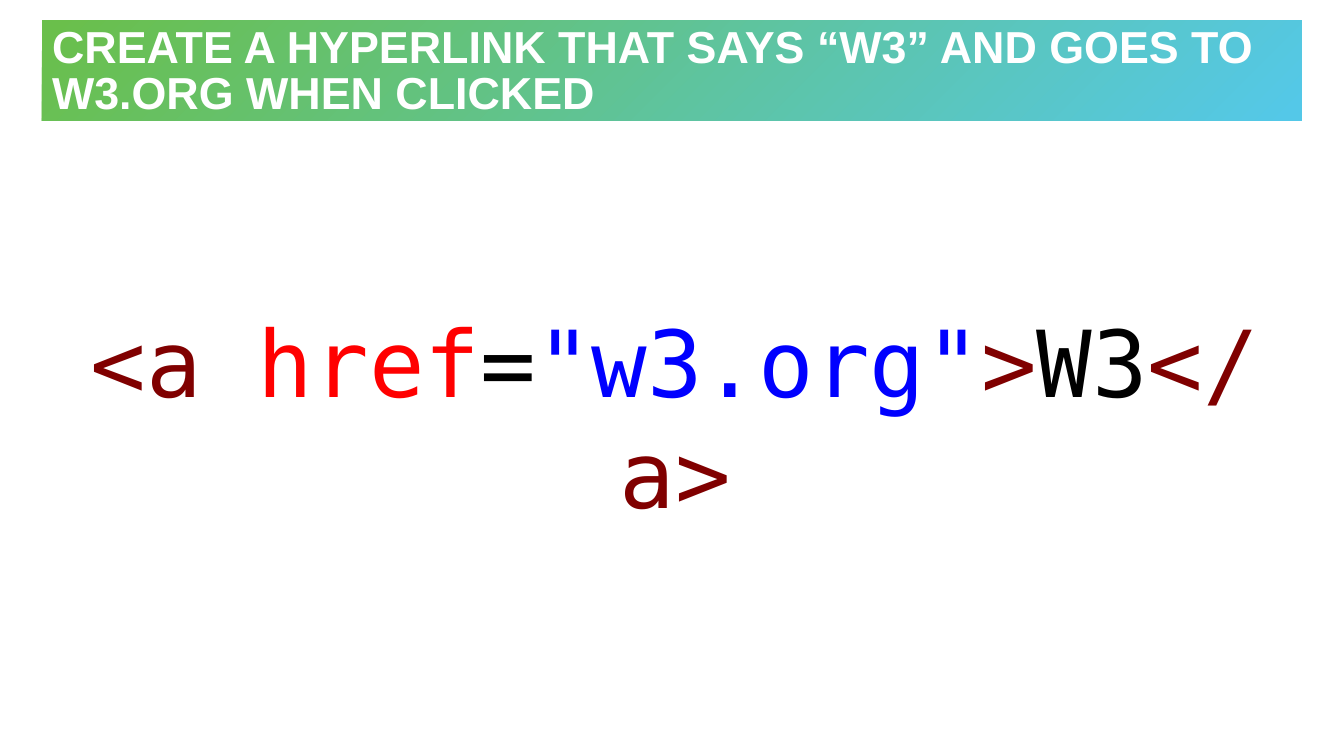
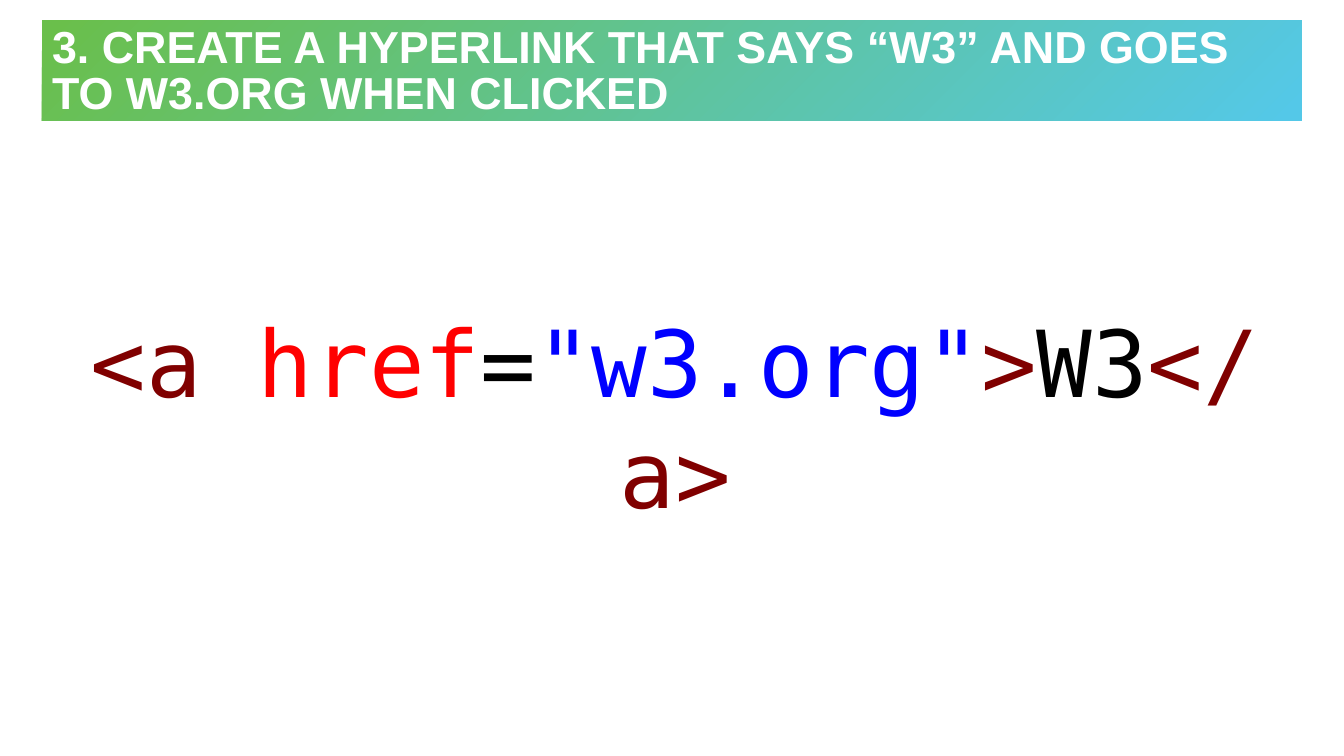
Before and after one commit to hytechclub/web-101, a slide deck: slide 5 of Week06/HtmlCssReviewActivity.pptx (slide 4 before the commit). Drawn at 1344x756 pixels with LibreOffice and Linux fonts; fonts in the diff are those of the drawing. Boxes give left, top, right and bottom in pixels: in the first picture for what was removed or moved away, otherwise in the second. Text is boxed around its words. In the diff, an @@ line names an element or a change of style, - is before the commit and + after.

```diff
--- a/Week06/HtmlCssReviewActivity.pptx
+++ b/Week06/HtmlCssReviewActivity.pptx
@@ title at box(52, 31, 1228, 110): text changed @@
-CREATE A HYPERLINK THAT SAYS “W3” AND GOES TO W3.ORG WHEN CLICKED
+3. CREATE A HYPERLINK THAT SAYS “W3” AND GOES TO W3.ORG WHEN CLICKED
```
Also in this commit, not shown: 12 other slides changed, 1 slide added.
